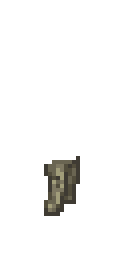
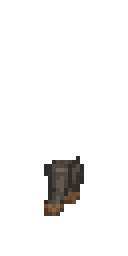
Revision of a layered w=128, h=256 image; what changed, layer by layer:
added layer "pants_fur" above "pants_ski" over [44, 156, 84, 216]
added layer "pants_ski" above "pants_leather" over [44, 156, 84, 216]
added layer "pants_leather" above "shorts_cargo" over [44, 156, 80, 216]
added layer "shorts_cargo" above "pants(khaki)" over [44, 156, 80, 192]
hid "pants_cargo" over [44, 156, 80, 216]
